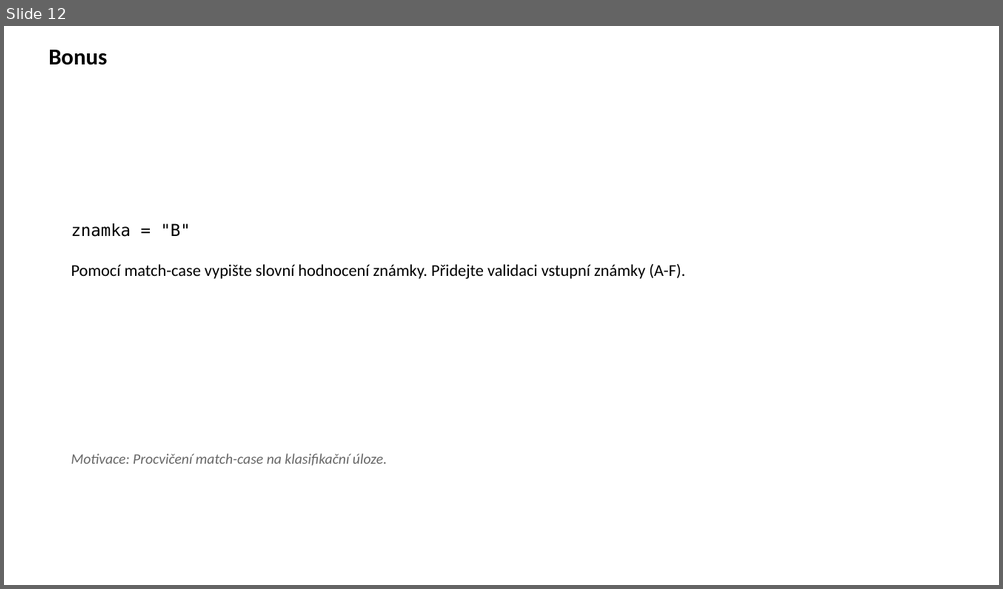
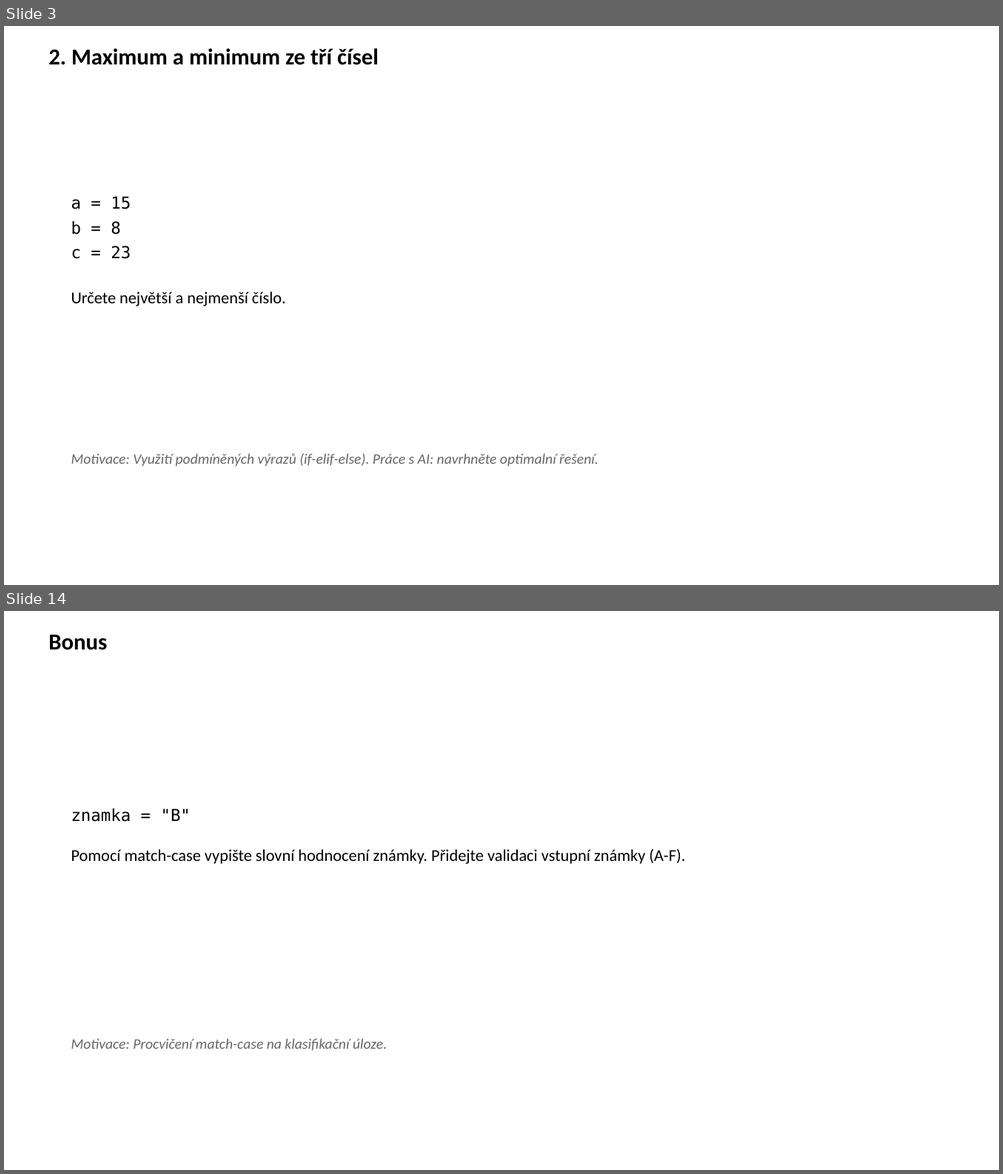
Before and after one commit to k155cvut/uvin, a slide deck: cviceni/cv4/uvin_cv4.pptx. Shown one above the other, each under a label of ours: slide 12 before the commit, slides 3 and 14 after it; the slides between them are not shown. The pictures are 1003x589 and 1003x1174 pixels, drawn with LibreOffice and Linux fonts; fonts in the diff are those of the drawing. Boxes give left, top, right and bottom in pixels: in the first picture for what was removed or moved away, otherwise in the second. Text is boxed around its words. In the diff, an @@ line names an element or a change of style, - is before the commit and + after.

```diff
--- a/cviceni/cv4/uvin_cv4.pptx
+++ b/cviceni/cv4/uvin_cv4.pptx
@@ slide 3 added at [4,26,999,585], background #FFFFFF @@
@@ text added at [48,48,378,65], 22 pt, text #000000, bold @@
+2. Maximum a minimum ze tří čísel
@@ text added at [71,196,286,306], 16 pt, text #000000 @@
+a = 15
+b = 8
+c = 23
+Určete největší a nejmenší číslo.
@@ text added at [71,454,598,466], 14 pt, text #666666, italic @@
+Motivace: Využití podmíněných výrazů (if-elif-else). Práce s AI: navrhněte optimalní řešení.
@@ what was slide 12 is now slide 14 @@
```
Also in this commit, not shown: 11 slides changed, 1 other slide added, 1 other file.
